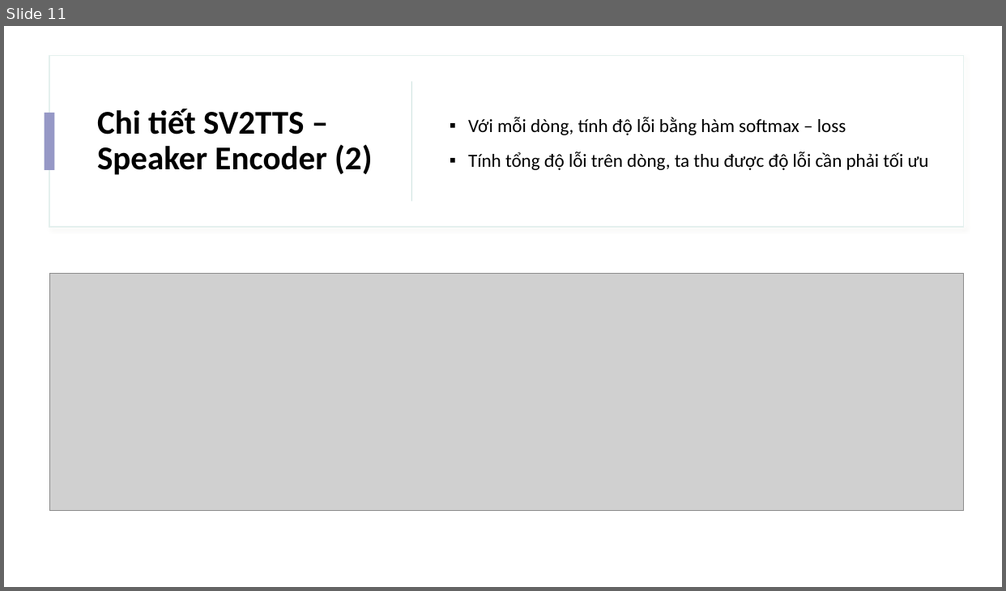
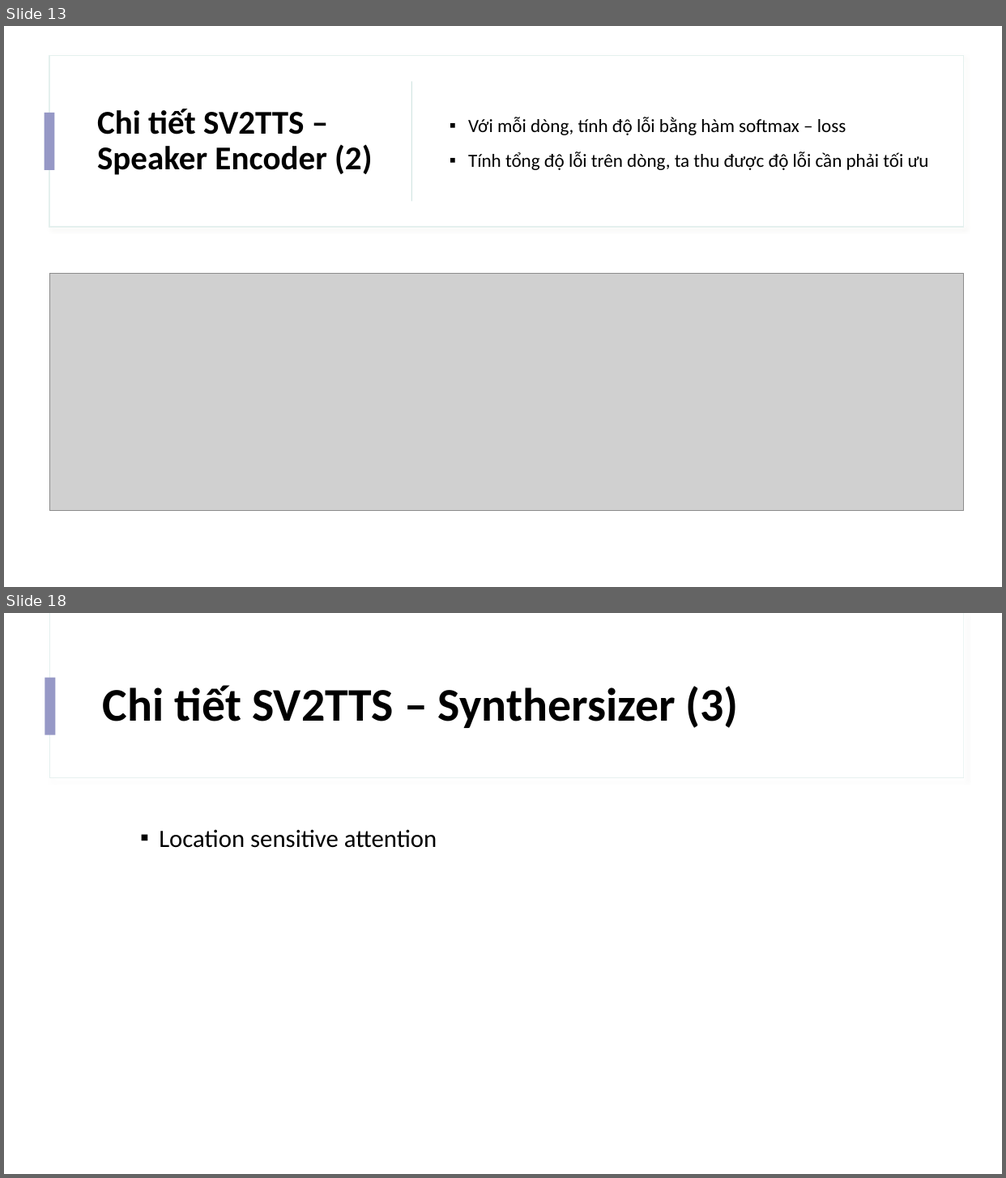
Before and after one commit to IrisStream/Machine-Learning, a slide deck: Voice_Cloning/Slide.pptx. Shown one above the other, each under a label of ours: slide 11 before the commit, slides 13 and 18 after it; the slides between them are not shown. The pictures are 1006x591 and 1006x1178 pixels, drawn with LibreOffice and Linux fonts; fonts in the diff are those of the drawing; grey boxes stand for pictures. Boxes give left, top, right and bottom in pixels: in the first picture for what was removed or moved away, otherwise in the second. Text is boxed around its words. In the diff, an @@ line names an element or a change of style, - is before the commit and + after.

```diff
--- a/Voice_Cloning/Slide.pptx
+++ b/Voice_Cloning/Slide.pptx
@@ slide 18 added at <box>4,613,1002,1174</box>, background #FFFFFF; not listed: 2 template elements that a slide beside it also shows @@
@@ rectangle added at <box>45,677,56,735</box>, fill #9698C6 @@
@@ title added at <box>103,685,739,728</box>, 45 pt, text #000000, bold @@
+Chi tiết SV2TTS – Synthersizer (3)
@@ text added at <box>159,829,437,848</box>, 24 pt, text #000000 @@
+  ▪ Location sensitive attention
@@ what was slide 11 is now slide 13 @@
```
Also in this commit, not shown: 2 slides changed, 6 other slides added.
